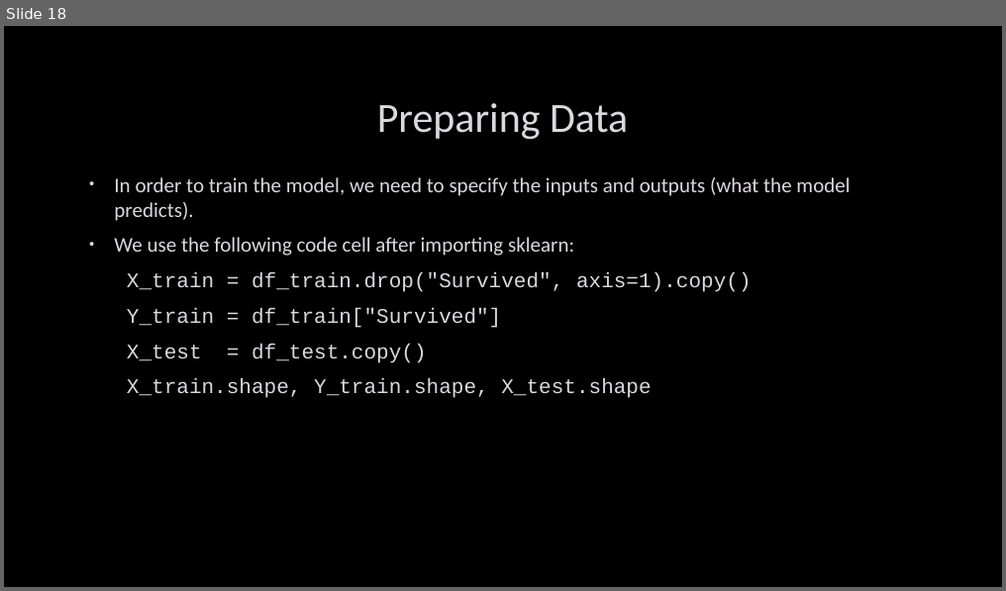
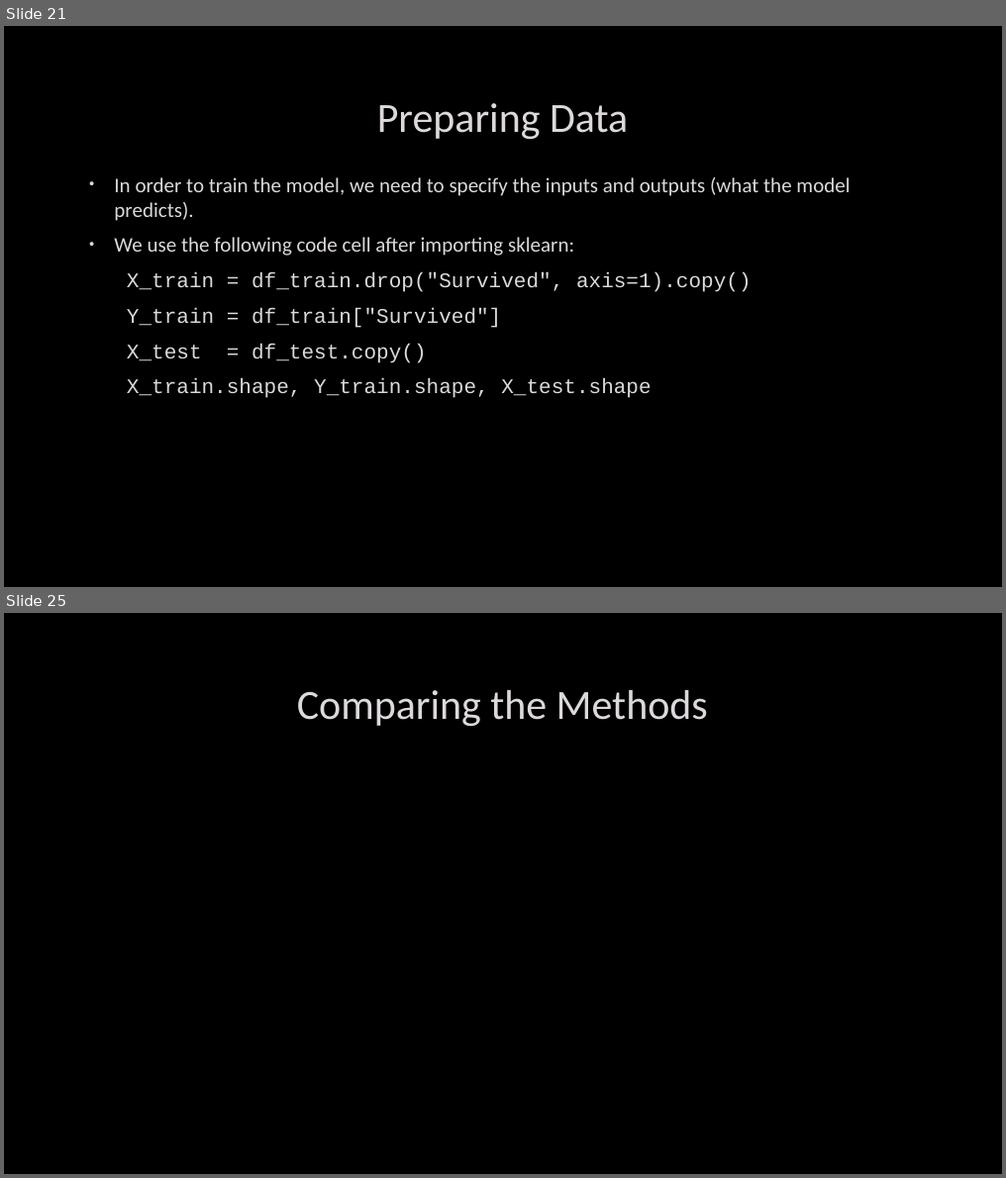
Before and after one commit to Moaaz-Mahmoud/Third-Year-Electrical-Testing-3A, a slide deck: class-3-data_analysis_and_ml/titanic/presentation.pptx. Shown one above the other, each under a label of ours: slide 18 before the commit, slides 21 and 25 after it; the slides between them are not shown. The pictures are 1006x591 and 1006x1178 pixels, drawn with LibreOffice and Linux fonts; fonts in the diff are those of the drawing; background and template pictures are left out. Boxes give left, top, right and bottom in pixels: in the first picture for what was removed or moved away, otherwise in the second. Text is boxed around its words. In the diff, an @@ line names an element or a change of style, - is before the commit and + after.

```diff
--- a/class-3-data_analysis_and_ml/titanic/presentation.pptx
+++ b/class-3-data_analysis_and_ml/titanic/presentation.pptx
@@ slide 25 added at bbox=[4, 613, 1002, 1174], background picture (left out) @@
@@ title added at bbox=[297, 690, 708, 727], 40 pt, text #DCD8DC @@
+Comparing the Methods
@@ what was slide 18 is now slide 21 @@
```
Also in this commit, not shown: 6 slides changed, 4 other slides added, 39 other files.
